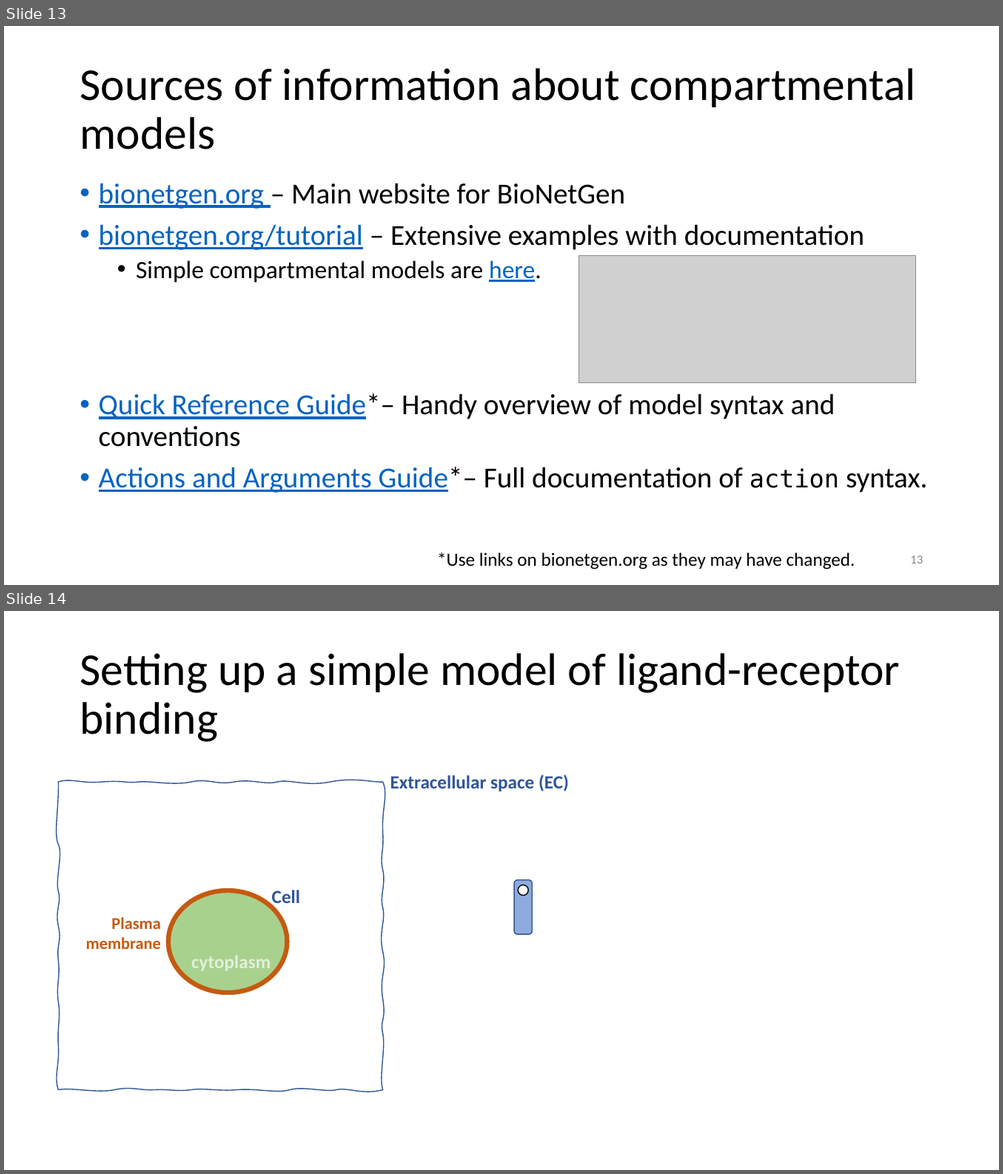
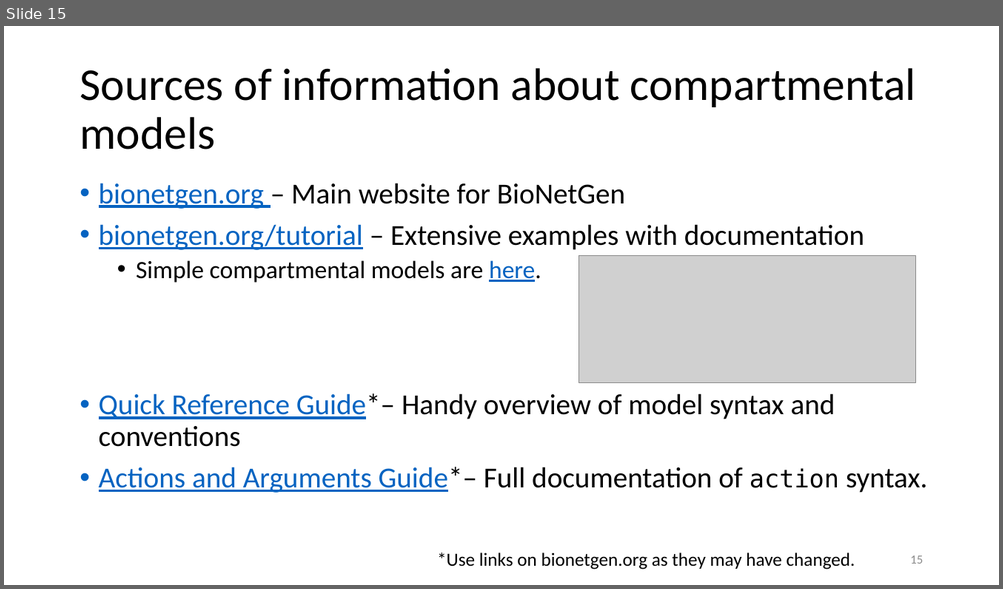
Before and after one commit to mcellteam/Workshop_2022, a slide deck: bionetgen/slides/CMW2022-Units&Compartments.pptx. Shown one above the other, each under a label of ours: slides 13 and 14 before the commit, slide 15 after it. The pictures are 1003x1174 and 1003x589 pixels, drawn with LibreOffice and Linux fonts; fonts in the diff are those of the drawing; grey boxes stand for pictures. Boxes give left, top, right and bottom in pixels: in the first picture for what was removed or moved away, otherwise in the second. Text is boxed around its words. In the diff, an @@ line names an element or a change of style, - is before the commit and + after.

Commit message:
Updated models with units and compartments

```diff
--- a/bionetgen/slides/CMW2022-Units&Compartments.pptx
+++ b/bionetgen/slides/CMW2022-Units&Compartments.pptx
@@ slide 14 removed at box(4, 611, 999, 1170), background #FFFFFF @@
@@ title removed at box(79, 653, 899, 742) @@
-Setting up a simple model of ligand-receptor binding
@@ freeform shape removed at box(59, 782, 383, 1090) @@
@@ text removed at box(390, 775, 569, 792) @@
-Extracellular space (EC)
@@ ellipse removed at box(168, 891, 287, 993) @@
@@ text removed at box(272, 890, 300, 908) @@
-Cell
@@ rounded rectangle removed at box(515, 880, 532, 935) @@
@@ ellipse removed at box(518, 885, 529, 895) @@
@@ text removed at box(86, 917, 161, 949) @@
-Plasma membrane
@@ text removed at box(191, 955, 270, 971) @@
-cytoplasm
@@ what was slide 13 is now slide 15 @@
@@ page number at box(910, 556, 922, 564): text changed @@
-13
+15
```
Also in this commit, not shown: 2 slides changed, 2 slides added, 35 other files.
